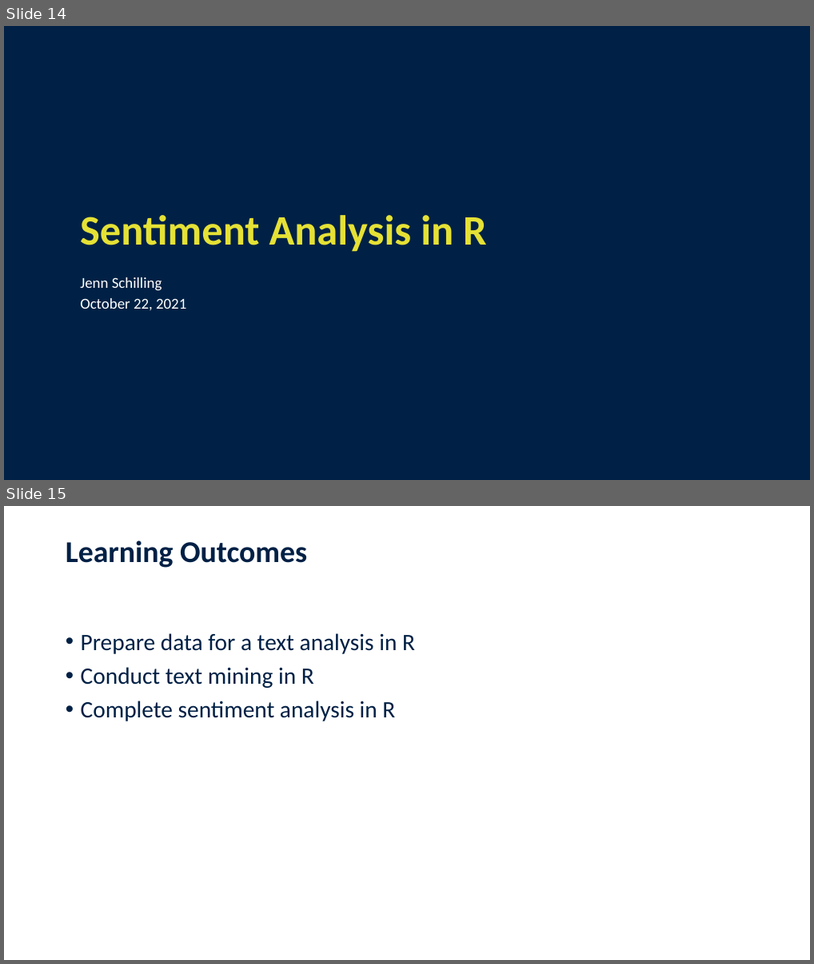
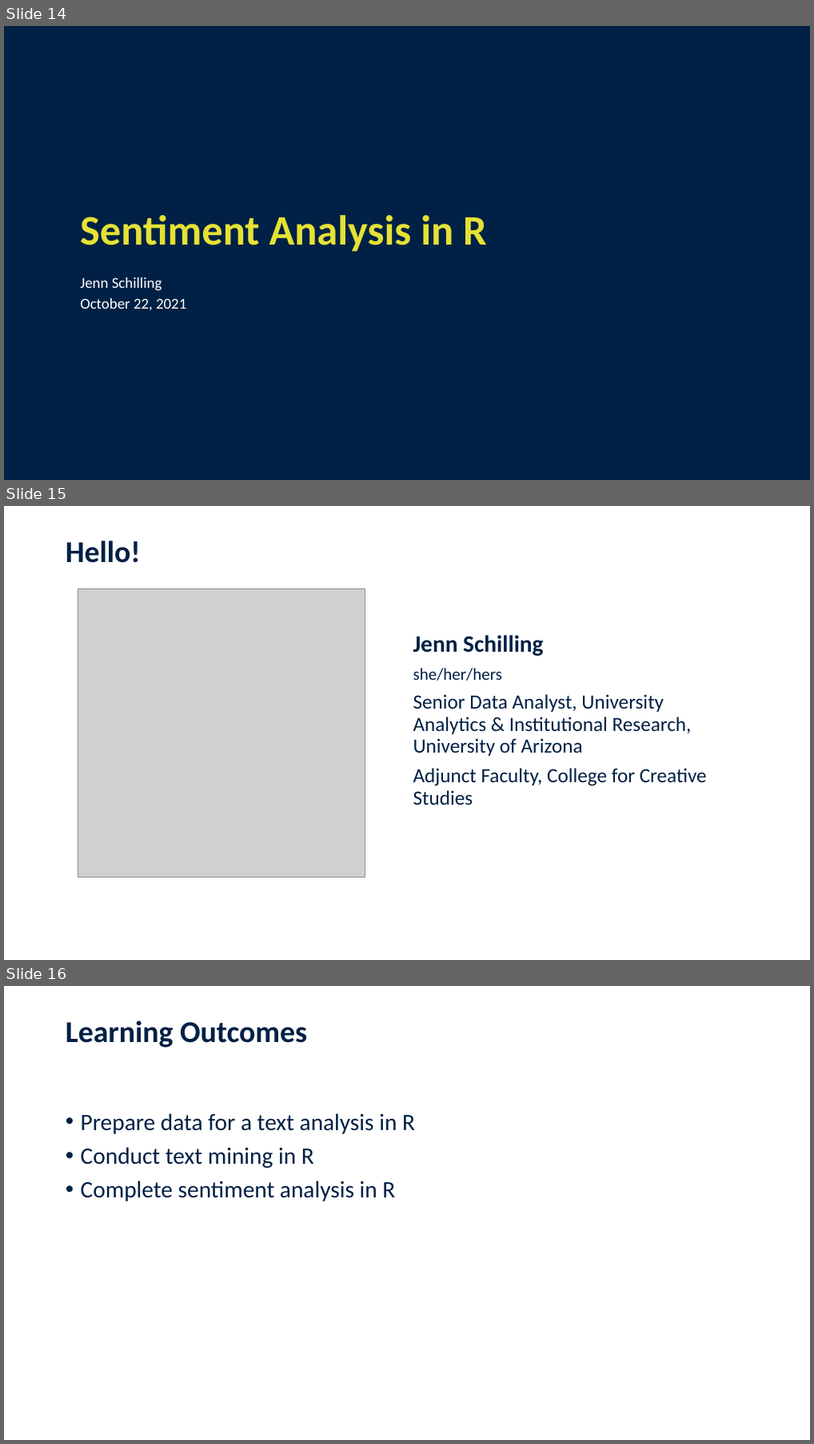
Before and after one commit to jennschilling/sentiment-analysis-in-R, a slide deck: slides/Sentiment Analysis in R.pptx. Shown one above the other, each under a label of ours: slides 14 and 15 before the commit, slides 14, 15 and 16 after it. The pictures are 814x964 and 814x1444 pixels, drawn with LibreOffice and Linux fonts; fonts in the diff are those of the drawing; grey boxes stand for pictures; background and template pictures are left out. Boxes give left, top, right and bottom in pixels: in the first picture for what was removed or moved away, otherwise in the second. Text is boxed around its words. In the diff, an @@ line names an element or a change of style, - is before the commit and + after.

```diff
--- a/slides/Sentiment Analysis in R.pptx
+++ b/slides/Sentiment Analysis in R.pptx
@@ slide 15 added at (4,506,810,960), background #FFFFFF @@
@@ title added at (66,540,141,563), 36 pt, text #002045, bold @@
+Hello!
@@ picture added at (78,589,365,876) @@
@@ text added at (414,635,707,804), 24 pt, text #002045 @@
+Jenn Schilling
+she/her/hers
+Senior Data Analyst, University Analytics & Institutional Research, University of Arizona
+Adjunct Faculty, College for Creative Studies
@@ what was slide 15 is now slide 16 @@
```
Also in this commit, not shown: 1 other file.
